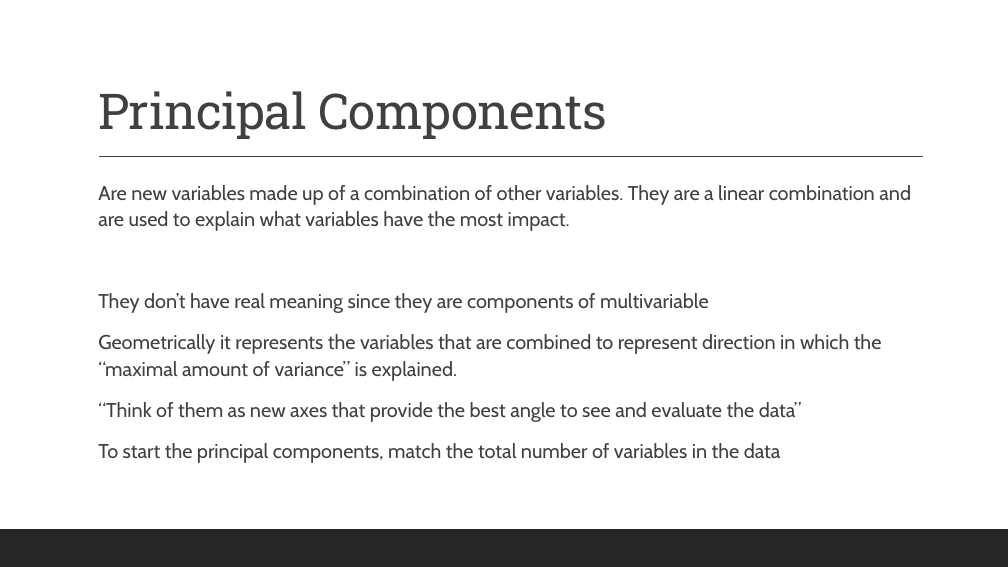
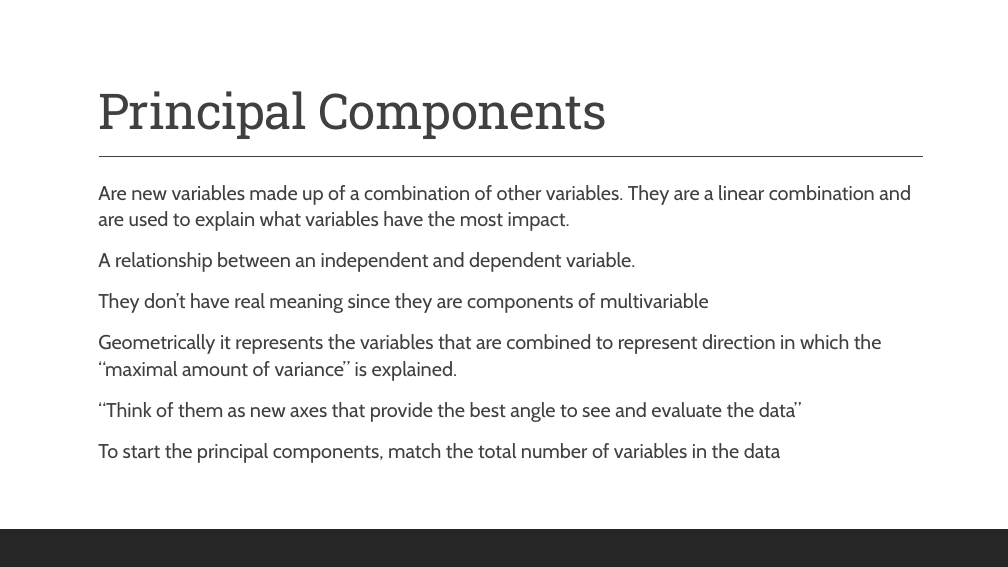
Before and after one commit to magoodsell/goody, a slide deck: slide 4 of Notes/Principal_Component_Analysis.pptx. Drawn at 1008x567 pixels with LibreOffice and Linux fonts; fonts in the diff are those of the drawing. Boxes give left, top, right and bottom in pixels: in the first picture for what was removed or moved away, otherwise in the second. Text is boxed around its words. In the diff, an @@ line names an element or a change of style, - is before the commit and + after.

```diff
--- a/Notes/Principal_Component_Analysis.pptx
+++ b/Notes/Principal_Component_Analysis.pptx
@@ text at (x1=98, y1=252, x2=635, y2=272): paragraph added @@
+  A relationship between an independent and dependent variable.
```
Also in this commit, not shown: 3 other slides changed, 3 slides added.
